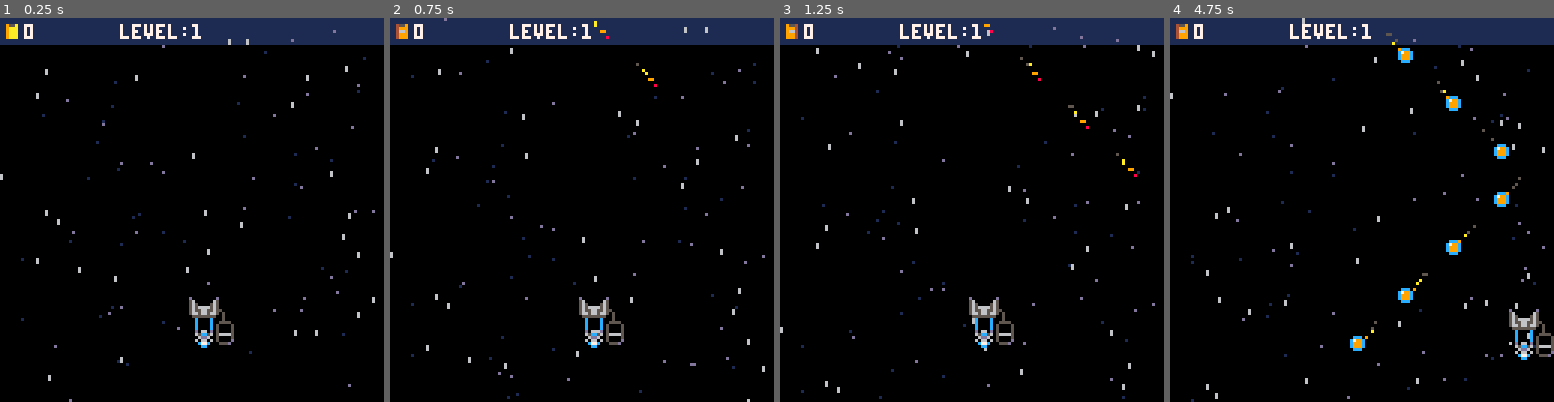
Above: before the commit, frames 1-4 (left to right).
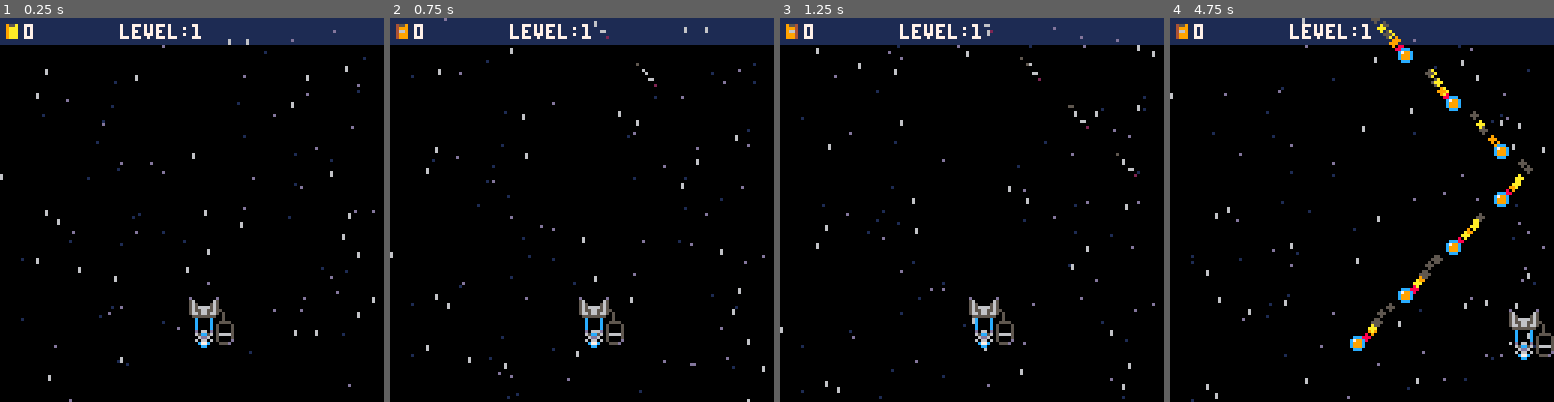
Above: after the commit, the same moments.

Repository: jacobneal65/drop-p8
Game: PICO-8 cartridge drop.p8
Same seed, same stepped clock (60 frames per second), same inputs: the game is played once before the commit and once after it.
Inputs:
- Up to frame 1 (0.25 s): no input
- Up to frame 2 (0.75 s): no input
- Up to frame 3 (1.25 s): no input
- Up to frame 4 (4.75 s): hold Right 1.6-2.1 s; hold Up 2.15-2.42 s; hold Right 2.47-3.03 s; hold Left 3.08-3.58 s; hold Down 3.63-3.97 s; hold Right 4.02-4.68 s; hold Up from 4.73 s (still down)

Frame 1 is identical in both runs. In frame 2, less than 0.1% of the frame differs, in the area x 53-70%, y 0-18%; in frame 3, 0.1%; in frame 4, 1.1%, in the area x 50-95%, y 0-85%.

Commit message:
update music and added shake to score

Diff:
--- a/drop.p8
+++ b/drop.p8
@@ -1,6 +1,7 @@
 pico-8 cartridge // http://www.pico-8.com
 version 42
 __lua__
+--main
 --comet collection
 --sun chaser
 --by olivander65
@@ -11,6 +12,7 @@
 	--two flame effects
 	f1c={8,9,10,5}--red effect
 	f2c={7,6,6,5}--white to grey
+	f3c={}
 	--player
 	p_x=64
 	p_y=100
@@ -56,7 +58,11 @@
 	_upd=upd_player
 	_drw=drw_player
 
-
+		--screen shake variables
+	intensity = 0
+	score_intensity = 0
+	shake_control = 2
+	cam_x,cam_y=0,0
 
  load_trash()
 end
@@ -115,6 +121,7 @@
 
 function _update()
 	t+=1
+	if intensity > 0 then shake() end
 	_upd()
 
 	animatestars()
@@ -146,9 +153,9 @@
 
 	--dots line
 	for d in all(dots) do
-		pset(d.x+4,d.y+4,8)
+		pset(d.x+4,d.y+4,2)
 --(x,y,dx,dy,r,l,c_table)
-		fire(d.x+5,d.y+5,0,-0.5,1,2,f1c)
+		fire(d.x+5,d.y+5,0,-0.5,1,2,f2c)
 	end
 
 	--flill tank amount
@@ -193,16 +200,21 @@
 	circfill(t.x+4,t.y+4,2,12)
 	rectfill(t.x+3,t.y+3,t.x+5,t.y+5,9)
 	pset(t.x+3,t.y+3,7)
-			fire(t.x+5,t.y+5,0,-0.5,1,2,f1c)
-	end
-
-
-	spr(get_frame(ss_ani,2),0,0)
-	print(pt,8,2,7)
+	fire(t.x+5,t.y+5,0,-0.5,2,3,f1c)
+	end
+
+
+	local lx,ly=8,2,2
+	if score_intensity > 0 then
+		lx,ly,score_intensity=shake_field(lx,ly,score_intensity)
+	end
+	spr(get_frame(ss_ani,2),lx-8,ly-2)
+	print(pt,lx,ly,7)
+
 	print("level:"..level,40,2,7)
 end
 -->8
---trash
+--items
 --load trash is called at
 --start and each new level
 function load_trash()
@@ -361,6 +373,7 @@
 			end
 			--trash captured
 			if trash_collides(trash) then
+				score_intensity=0.5
 				pt+=1
 				del(trashs,trash)
 				sfx(1)
@@ -499,6 +512,37 @@
 	end
 	return _nt
 end
+
+
+function shake()
+	local shake_x=rnd(intensity) - (intensity /2)
+	local shake_y=rnd(intensity) - (intensity /2)
+
+	--offset the camera
+	camera( shake_x + cam_x, shake_y + cam_y)
+
+	--ease shake and return to normal
+	intensity *= .9
+	if intensity < .3 then
+		intensity = 0
+		camera(cam_x,cam_y)
+	end
+end
+
+function shake_field(_x,_y,_intensity)
+	local shk_x=rnd(_intensity) - (_intensity /2)
+	local shk_y=rnd(_intensity) - (_intensity /2)
+	local rx,ry=shk_x+_x,shk_y+_y
+	--ease shake and return to normal
+	_intensity *= .9
+	if _intensity < .3 then
+		return _x,_y,0
+	end
+	return rx,ry,_intensity
+end
+
+
+
 -->8
 --particles
 function add_fx(x,y,die,dx,dy,grav,grow,shrink,r,c_table)
Not shown, changed: the sound effects (__sfx__) section of drop.p8
